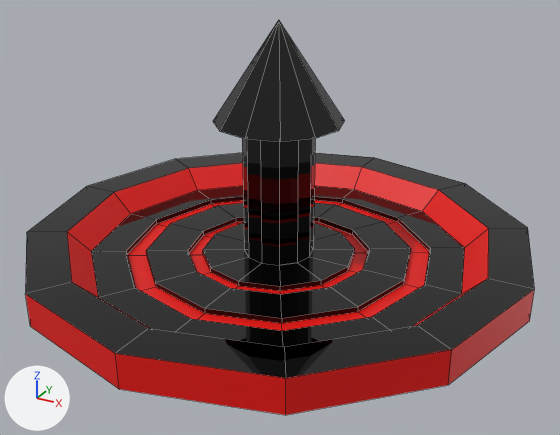
An edit to the Blender file src/objects/gravity_pad.blend, drawn before and after from the same camera.
Before and after are seen from a 50 mm lens placed at (1.36, -2.47, 1.42), pointed at (0.06, -0.09, 0.23). Arrows for +X, +Y and +Z are at lower left; the lights stay in place. Mesh edges are drawn as thin lines.

Objects in the first picture: 'Cube', 'Cube.001_X'.
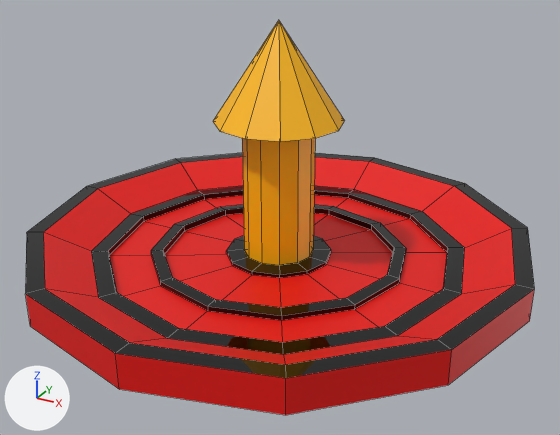
What changed in the scene script:
```text
Add mat_material_001_t:
    mat_material_001_t = principled_material('Material.001_T')
    mat_material_001_t.base_color = (1.0, 0.489, 0.0)  # yellow #ffba00
Change me_cube:
    where me_cube.from_pydata(...)  # 156 vertices, 145 faces; spans x -1.0..1.0, y -1.0..1.0, z 0.0..0.13
    used by ob_cube; location = (0.0, 0.0, 0.0)
    me_cube part 1: 108 of 156 vertices moved; they spanned x -0.84..0.84, y -0.84..0.84, z 0.02..0.13 and now span x -0.93..0.93, y -0.93..0.93, z 0.02..0.13; mean shift (0.0, 0.0, 0.0); largest move (-0.18, 0.32, 0.04) -> (-0.23, 0.4, 0.04)
Change me_cube_001:
    where me_cube_001.from_pydata(...)  # 38 vertices, 48 faces; spans x -0.248..0.248, y -0.248..0.248, z 0.04..0.95
    remove me_cube_001.materials.append(mat_material)  # black #000000
    add me_cube_001.materials.append(mat_material_001_t)  # yellow #ffba00
```

Boxes [x1, y1, x2, y2] around the edits, measured in the pictures (560 x 435 px; the box of a moved part takes in the faces that stretch with it):
'Cube.001_X', recoloured
    both: [213, 20, 344, 265]
part 1 of me_cube, moved or reshaped
    both: [40, 153, 525, 378]
